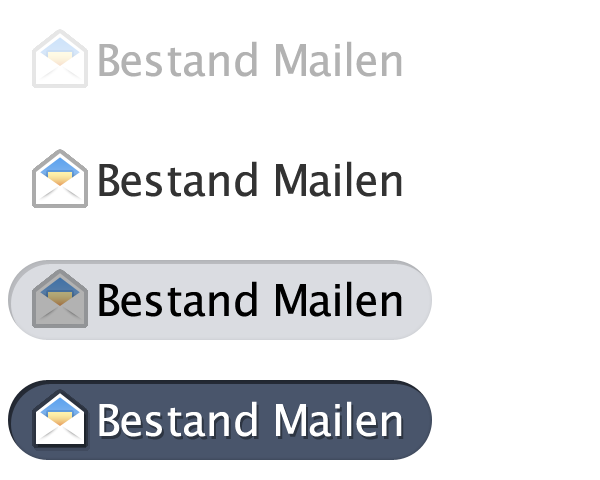
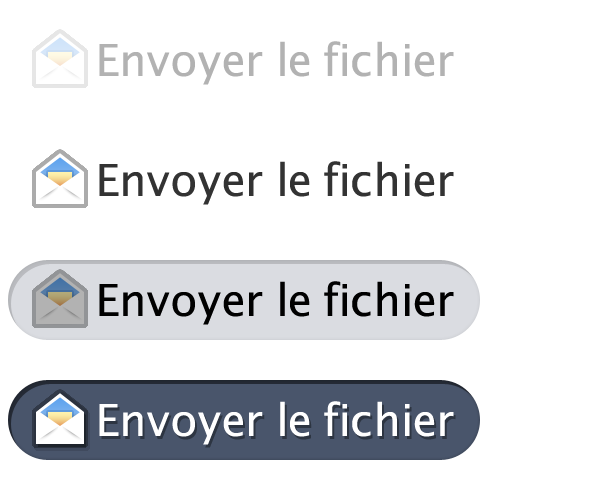
Comparing the layer stacks of the two (600, 480) images. Changes:
hid group "Dutch" (8 layers) over <box>104,41,432,460</box>
showed group "French" (8 layers) over <box>104,41,480,460</box>
renamed "Fichier Attaché" to "Envoyer le fichier", painted on it over <box>104,41,454,85</box>
renamed "Fichier Attaché" to "Envoyer le fichier", painted on it over <box>104,161,454,205</box>
renamed "Fichier Attaché" to "Envoyer le fichier", painted on it over <box>104,281,454,325</box>
renamed "Fichier Attaché" to "Envoyer le fichier", painted on it over <box>104,401,454,445</box>
painted on "Shape 2 copy 100" over <box>393,260,480,340</box>
painted on "Shape 2 copy 91" over <box>393,380,480,460</box>
